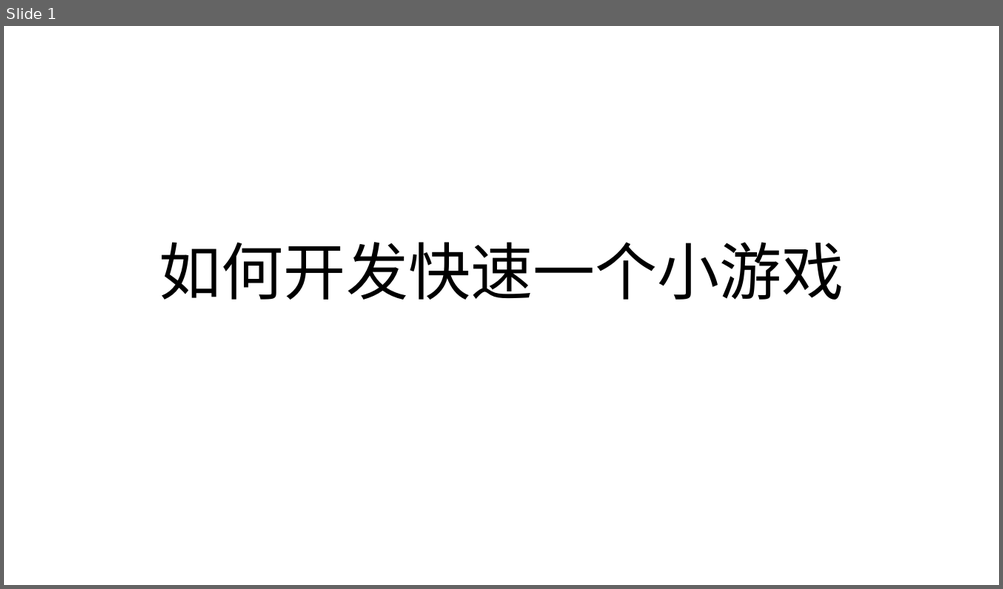
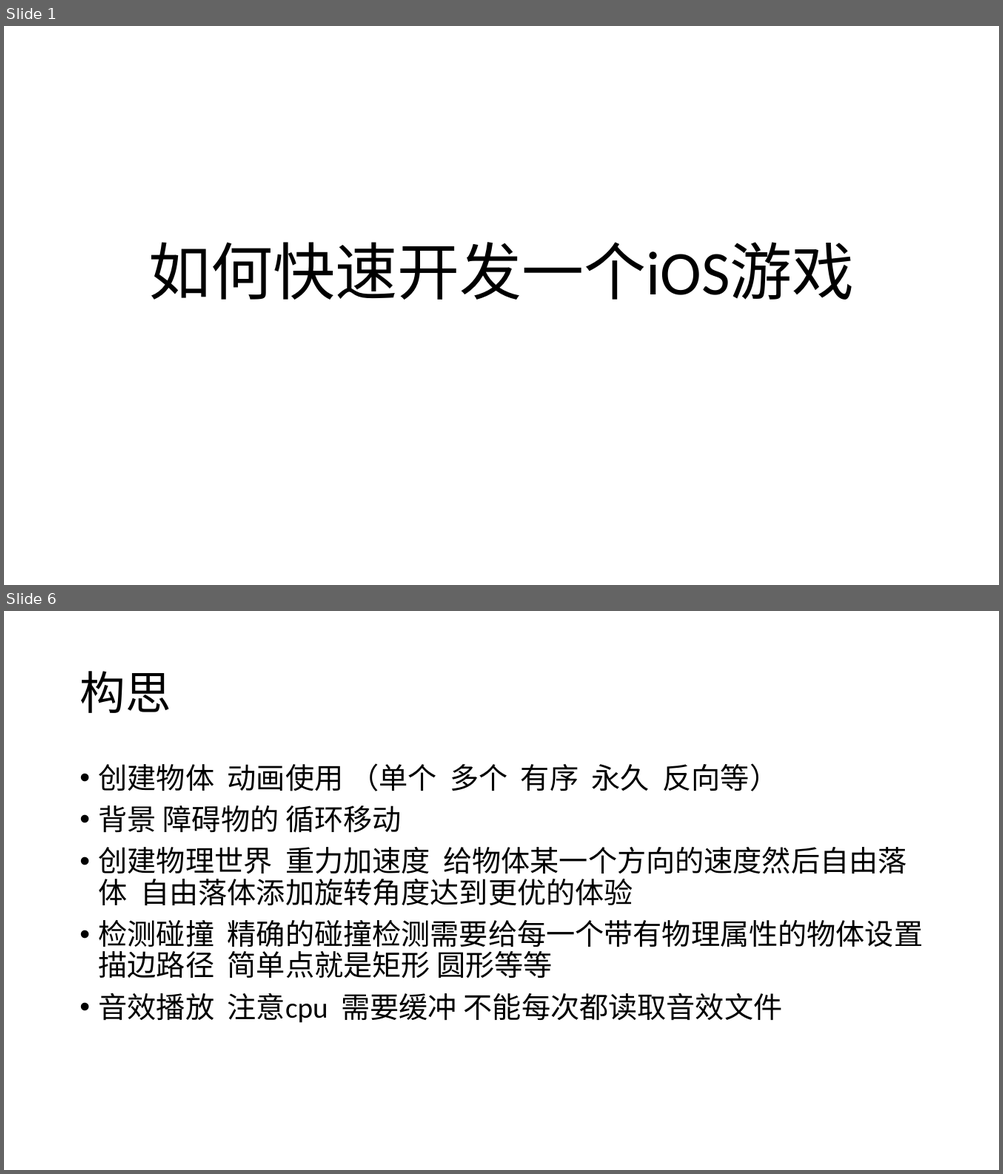
Before and after one commit to lin376186421/OwenLin2, a slide deck: MyGame/如何开发快速一个小游戏.pptx. Shown one above the other, each under a label of ours: slide 1 before the commit, slides 1 and 6 after it; the slides between them are not shown. The pictures are 1003x589 and 1003x1174 pixels, drawn with LibreOffice and Linux fonts; fonts in the diff are those of the drawing. Boxes give left, top, right and bottom in pixels: in the first picture for what was removed or moved away, otherwise in the second. Text is boxed around its words. In the diff, an @@ line names an element or a change of style, - is before the commit and + after.

```diff
--- a/MyGame/如何开发快速一个小游戏.pptx
+++ b/MyGame/如何开发快速一个小游戏.pptx
@@ slide 6 added at (x1=4, y1=611, x2=999, y2=1170), background #FFFFFF @@
@@ title added at (x1=79, y1=671, x2=170, y2=713), 44 pt, text #000000 @@
+构思
@@ text added at (x1=99, y1=763, x2=922, y2=1023), 28 pt, text #000000 @@
+• 创建物体 动画使用 （单个 多个 有序 永久 反向等）
+• 背景 障碍物的 循环移动
+• 创建物理世界 重力加速度 给物体某一个方向的速度然后自由落体 自由落体添加旋转角度达到更优的体验
+• 检测碰撞 精确的碰撞检测需要给每一个带有物理属性的物体设置描边路径 简单点就是矩形 圆形等等
+• 音效播放 注意cpu 需要缓冲 不能每次都读取音效文件
@@ slide 1 changed as well @@
@@ title at (x1=148, y1=242, x2=854, y2=300): text changed @@
-如何开发快速一个小游戏
+如何快速开发一个iOS游戏
```
Also in this commit, not shown: 4 other slides added.
